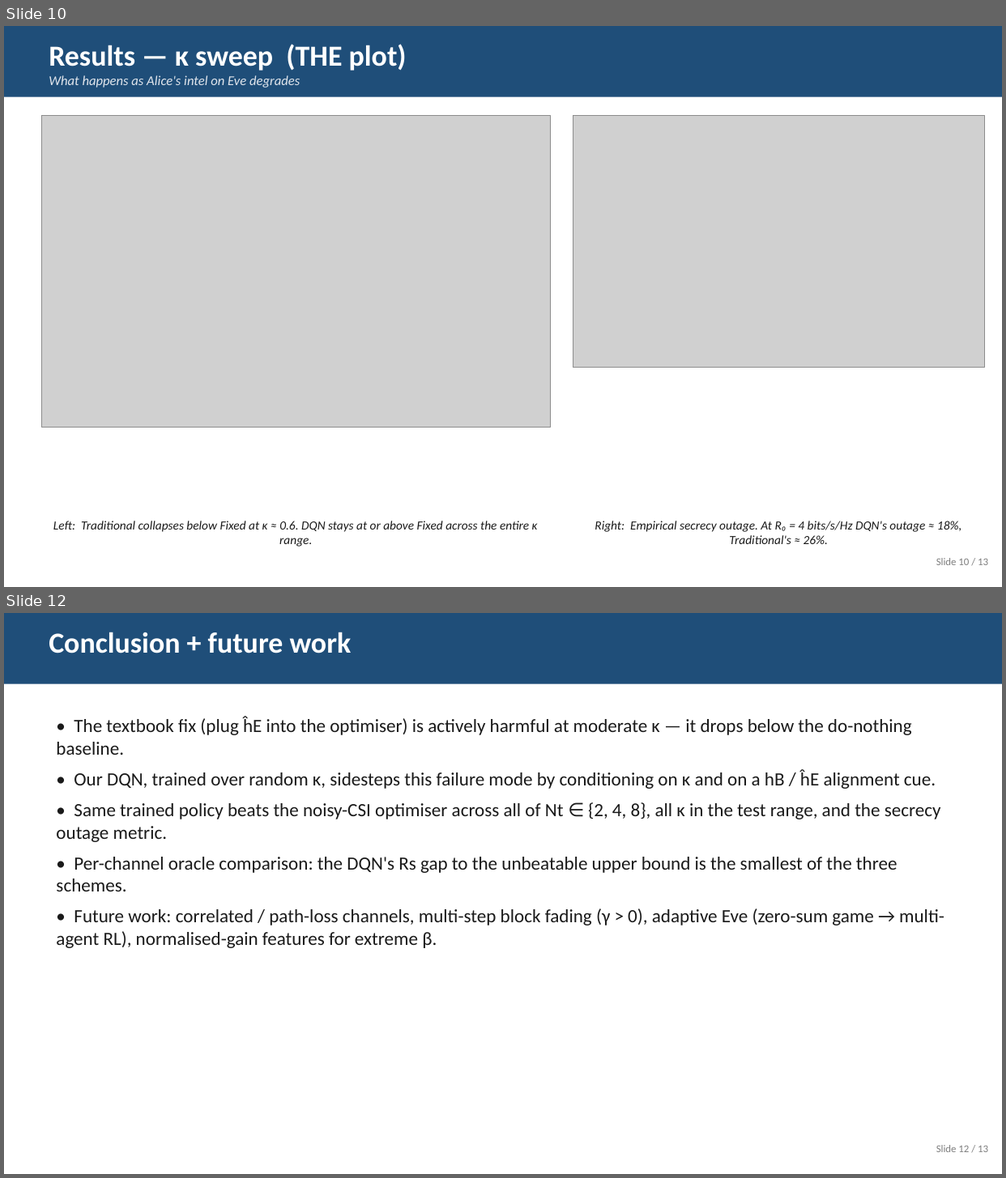
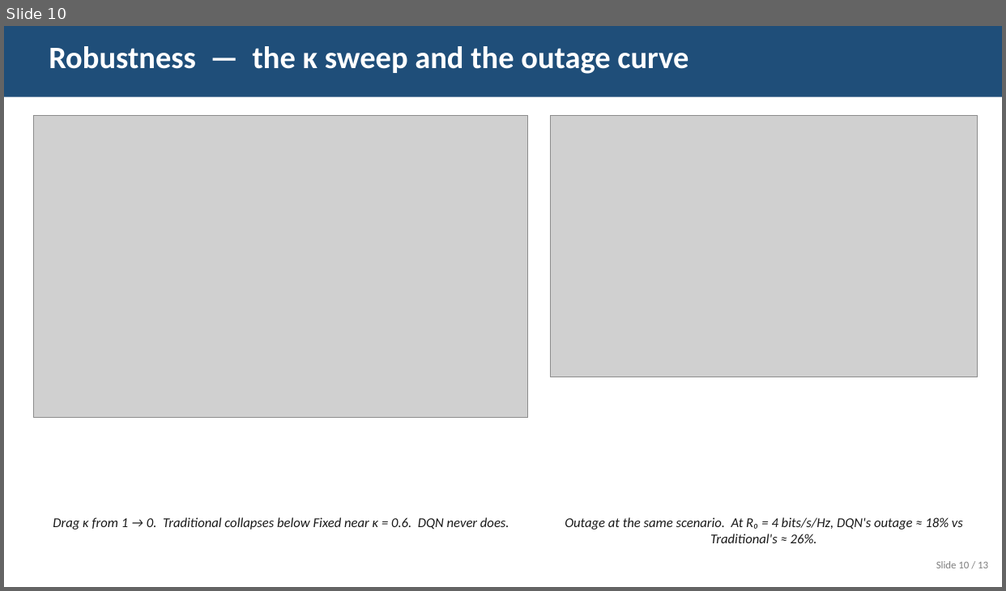
Before and after one commit to kryptbakar/DQN-Enhanced-Adaptive-Artificial-Noise-Power-Allocation, a slide deck: report/slides.pptx. Shown one above the other, each under a label of ours: slides 10 and 12 before the commit, slide 10 after it; the slides between them are not shown. The pictures are 1006x1178 and 1006x591 pixels, drawn with LibreOffice and Linux fonts; fonts in the diff are those of the drawing; grey boxes stand for pictures. Boxes give left, top, right and bottom in pixels: in the first picture for what was removed or moved away, otherwise in the second. Text is boxed around its words. In the diff, an @@ line names an element or a change of style, - is before the commit and + after.

Commit message:
redesign slide deck — visual cards, fewer formulas, classroom-friendly
The previous deck packed too much math and dense bullets per slide for a
10-12 minute talk in front of a mixed audience (instructor + classmates).
This pass restructures the same 13-slide flow around visual cards, larger
type, and one-idea-per-slide.

Per-slide changes:
- Slide 1: cleaner title, accent strip, larger paper title.
- Slide 2 (problem): story-first, no inline math; 5 short bullets.
- Slide 3 (system model): three coloured cards for Alice / Bob / Eve;
  only the imperfect-CSI equation kept, embedded as a rendered PNG.
- Slide 4 (classical answers): two side-by-side cards (Fixed vs
  Traditional) with pros/cons rather than equations.
- Slide 5 (failure mode): full-bleed figure, single-sentence caption.
- Slide 6 (our approach): three idea blocks (Reframe / Two key inputs /
  Single deployable model) instead of architecture details.
- Slide 7 (state + action): icons for the seven state items, one
  rendered equation for the alignment cue, two cards for action and
  network. Formula-density way down.
- Slide 8 (training): training curve on the left, three 'stat' cards
  (7000 episodes, ~38 s, three Nt) replacing the dense hyperparam list.
- Slides 9 + 10: same plot story but trimmed captions.
- Slide 11 (demo cue): five compact tab cards with icon + name + 1-line
  description.
- Slide 12 (takeaways): three coloured cards (Problem / Fix / Outcome)
  instead of a long bullet list.
- Slide 13: thank-you, unchanged.

Reduces visible formula count from a dozen-plus inline strings to two
rendered PNGs (CSI model on slide 3, alignment on slide 7) — math is
still present where it earns its place, but the deck reads as a
presentation, not a paper.

```diff
--- a/report/slides.pptx
+++ b/report/slides.pptx
@@ slide 12 removed at <box>4,613,1002,1174</box>, background #FFFFFF @@
@@ rectangle removed at <box>4,613,1002,684</box> @@
@@ text removed at <box>49,632,351,653</box> @@
-Conclusion + future work
@@ text removed at <box>56,717,944,948</box> @@
-• The textbook fix (plug ĥE into the optimiser) is actively harmful at moderate κ — it drops below the do-nothing baseline.
-• Our DQN, trained over random κ, sidesteps this failure mode by conditioning on κ and on a hB / ĥE alignment cue.
-• Same trained policy beats the noisy-CSI optimiser across all of Nt ∈ {2, 4, 8}, all κ in the test range, and the secrecy outage metric.
-• Per-channel oracle comparison: the DQN's Rs gap to the unbeatable upper bound is the smallest of the three schemes.
-• Future work: correlated / path-loss channels, multi-step block fading (γ > 0), adaptive Eve (zero-sum game → multi-agent RL), normalised-gain features for extreme β.
@@ text removed at <box>936,1145,988,1152</box> @@
-Slide 12 / 13
@@ slide 10 changed as well @@
@@ text at <box>49,46,688,74</box>: text changed; size 13 to 30 pt; text colour #E0E5EC to #FFFFFF; bold on; italic off @@
-Results — κ sweep (THE plot)
-What happens as Alice's intel on Eve degrades
+Robustness — the κ sweep and the outage curve
@@ picture: place and size @@
-picture at <box>41,116,551,427</box>
+picture at <box>34,116,528,418</box>
@@ picture: place and size @@
-picture at <box>573,116,985,367</box>
+picture at <box>551,116,978,377</box>
@@ text at <box>53,518,509,530</box>: text changed; size 12 to 13 pt @@
-Left: Traditional collapses below Fixed at κ ≈ 0.6. DQN stays at or above Fixed across the entire κ range.
+Drag κ from 1 → 0. Traditional collapses below Fixed near κ = 0.6. DQN never does.
@@ text at <box>565,518,963,544</box>: text changed; size 12 to 13 pt @@
-Right: Empirical secrecy outage. At R₀ = 4 bits/s/Hz DQN's outage ≈ 18%, Traditional's ≈ 26%.
+Outage at the same scenario. At R₀ = 4 bits/s/Hz, DQN's outage ≈ 18% vs Traditional's ≈ 26%.
@@ text "Slide 10 / 13": place and size @@
-text "Slide 10 / 13" at <box>936,558,988,565</box>
+text "Slide 10 / 13" at <box>936,561,988,569</box>
```
Also in this commit, not shown: 7 other slides changed, 5 slides added, 4 other slides removed, 1 other file.
